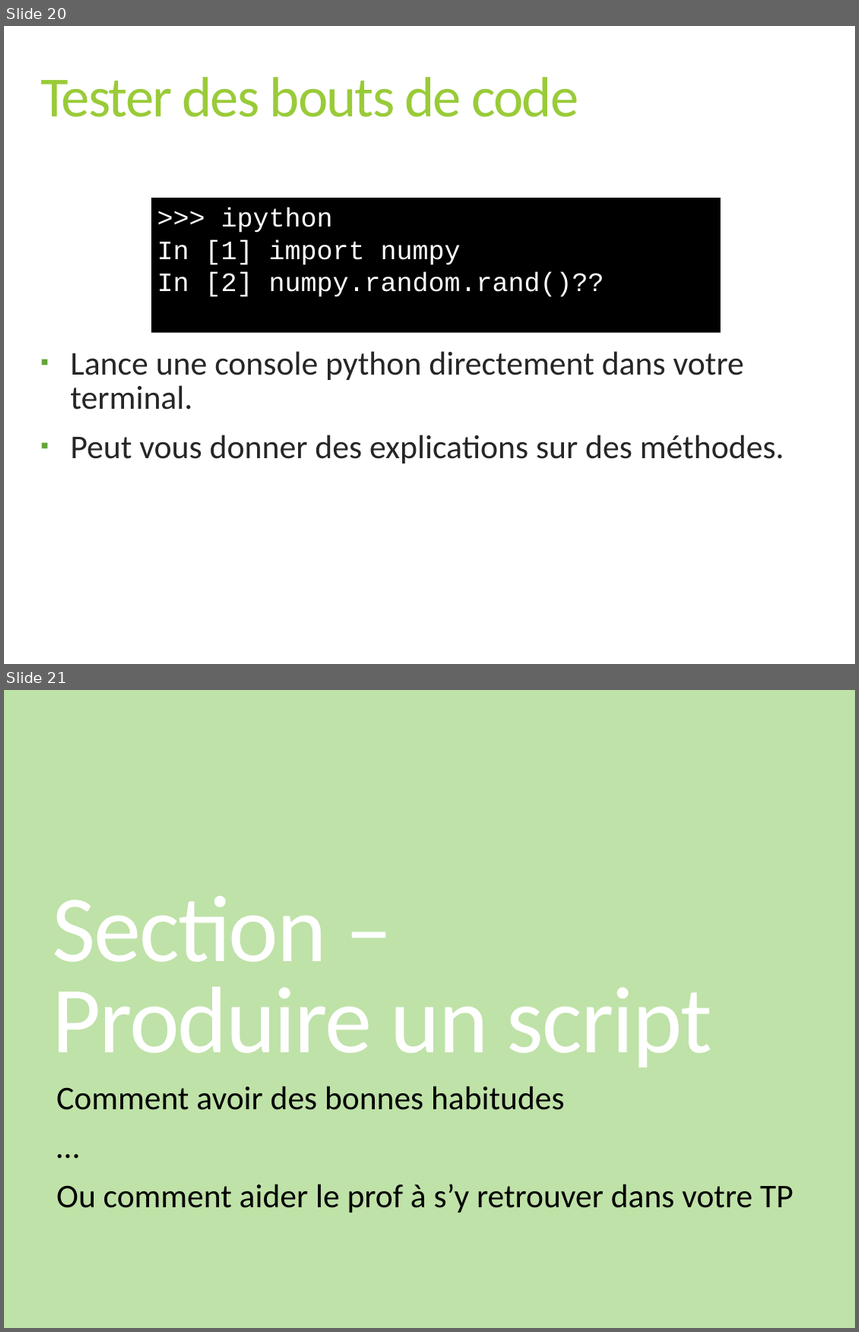
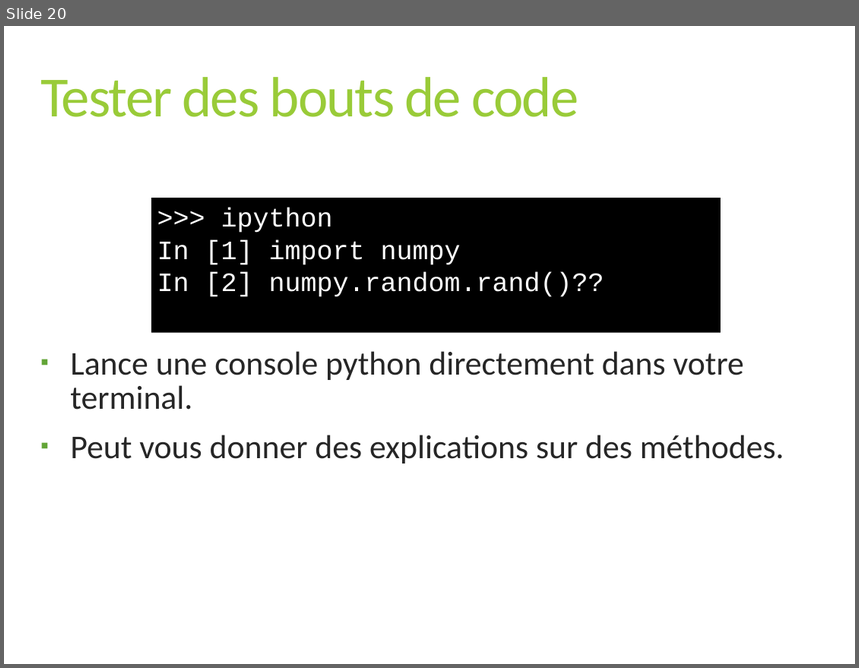
Before and after one commit to scilus/scilus_website, a slide deck: static/courses/imn359/cours/Intro_python.pptx. Shown one above the other, each under a label of ours: slides 20 and 21 before the commit, slide 20 after it. The pictures are 859x1332 and 859x668 pixels, drawn with LibreOffice and Linux fonts; fonts in the diff are those of the drawing. Boxes give left, top, right and bottom in pixels: in the first picture for what was removed or moved away, otherwise in the second. Text is boxed around its words. In the diff, an @@ line names an element or a change of style, - is before the commit and + after.

```diff
--- a/static/courses/imn359/cours/Intro_python.pptx
+++ b/static/courses/imn359/cours/Intro_python.pptx
@@ slide 21 removed at [4,690,855,1328], background #BFE2A8 @@
@@ title removed at [52,896,712,1068] @@
-Section –
-Produire un script
@@ text removed at [56,1086,794,1213] @@
-Comment avoir des bonnes habitudes
-…
-Ou comment aider le prof à s’y retrouver dans votre TP
```
Also in this commit, not shown: 1 slide changed, 2 other slides removed.
